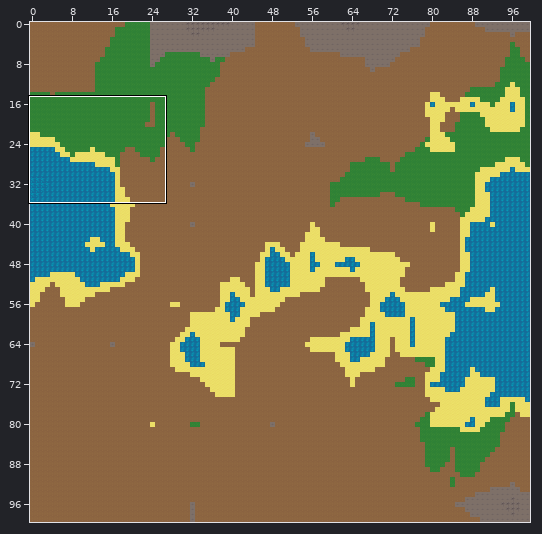
One commit to this Tiled map: Graphics/Tileset/map.tmx. Above, an overview of the earlier version with the close-up marked.
Close-up. The starting point:
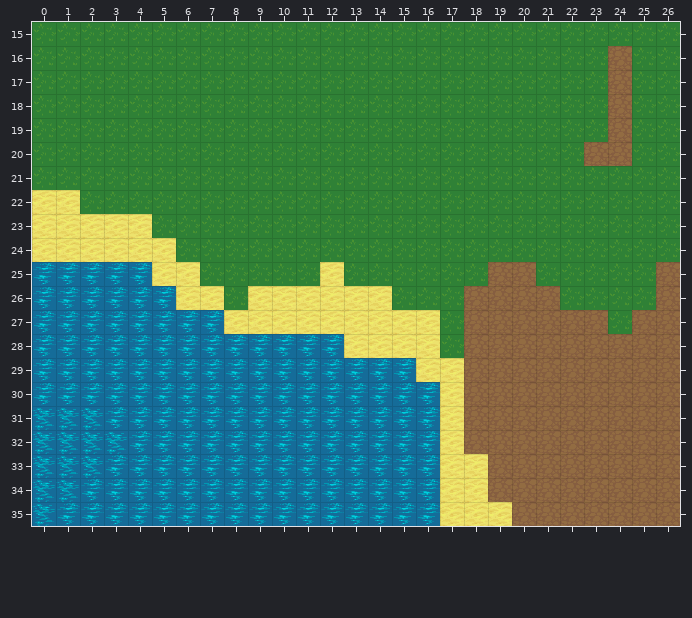
Cells are 32x32 px. Shown: x 0..26, y 15..35. The commit also changed other parts of the map, which this record leaves out.
Once edited:
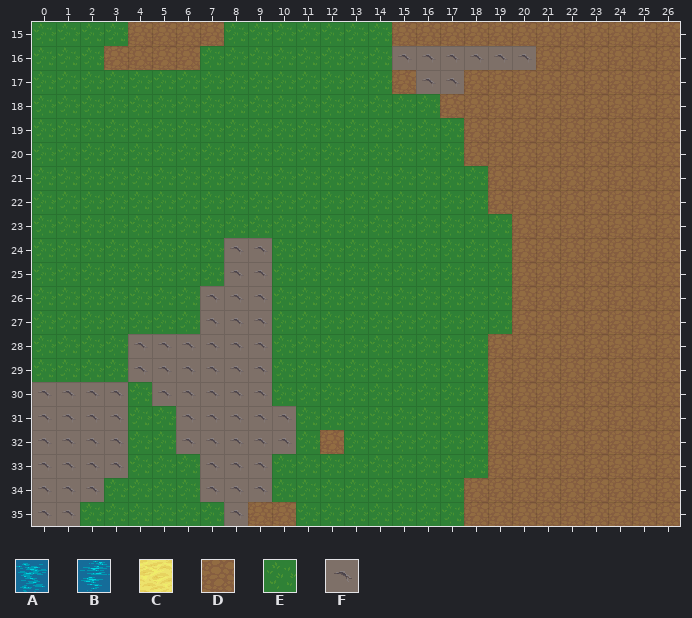
Key: from "map": A 0, B 1, C 2, D 3, E 4, F 5.
_ is an empty cell, . an unchanged one.
Changes in this commit:
--- layer "Tile Layer 1"
@@ x 0..26 @@
-15 ....EEEE.......EEEEEEEEEEEE
-16 ...EEEE........EEEEEEEEE.EE
-17 ...............EEEEEEEEE.EE
-18 .................EEEEEEE.EE
-19 ..................EEEEEE.EE
-20 ..................EEEEE..EE
-21 ...................EEEEEEEE
-22 CC.................EEEEEEEE
-23 CCCCC...............EEEEEEE
-24 CCCCCC..EE..........EEEEEEE
-25 BBBBBCC.EE..C......D.EEEEE.
-26 BBBBBBCCECCCCCC...DD..EEEE.
-27 BBBBBBBBCCCCCCCCC.DD....E..
-28 BBBBBBBBBBBBBCCCC.D........
-29 BBBBBBBBBBBBBBBBCCD........
-30 BBBBBBBBBBBBBBBBBCD........
-31 AAABBBBBBBBBBBBBBCD........
-32 AAAABBBBBBBBBBBBBCD........
-33 AAABBBBBBBBBBBBBBCC........
-34 AABBBBBBBBBBBBBBBCC........
-35 ABBBBBBBBBBBBBBBBCCC.......
+15 ....DDDD.......DDDDDDDDDDDD
+16 ...DDDD........FFFFFFDDD.DD
+17 ...............DFFDDDDDD.DD
+18 .................DDDDDDD.DD
+19 ..................DDDDDD.DD
+20 ..................DDDDD..DD
+21 ...................DDDDDDDD
+22 EE.................DDDDDDDD
+23 EEEEE...............DDDDDDD
+24 EEEEEE..FF..........DDDDDDD
+25 EEEEEEE.FF..E......E.DDDDD.
+26 EEEEEEEFFFEEEEE...EE..DDDD.
+27 EEEEEEEFFFEEEEEEE.EE....D..
+28 EEEEFFFFFFEEEEEEE.E........
+29 EEEEFFFFFFEEEEEEEEE........
+30 FFFFEFFFFFEEEEEEEEE........
+31 FFFFEEFFFFFEEEEEEEE........
+32 FFFFEEFFFFFEDEEEEEE........
+33 FFFFEEEFFFEEEEEEEEE........
+34 FFFEEEEFFFEEEEEEEED........
+35 FFEEEEEEFDDEEEEEEEDD.......
Where, in picture pixels (left, top, right, bottom), the same in both close-ups:
changed: (32, 22, 680, 526)
